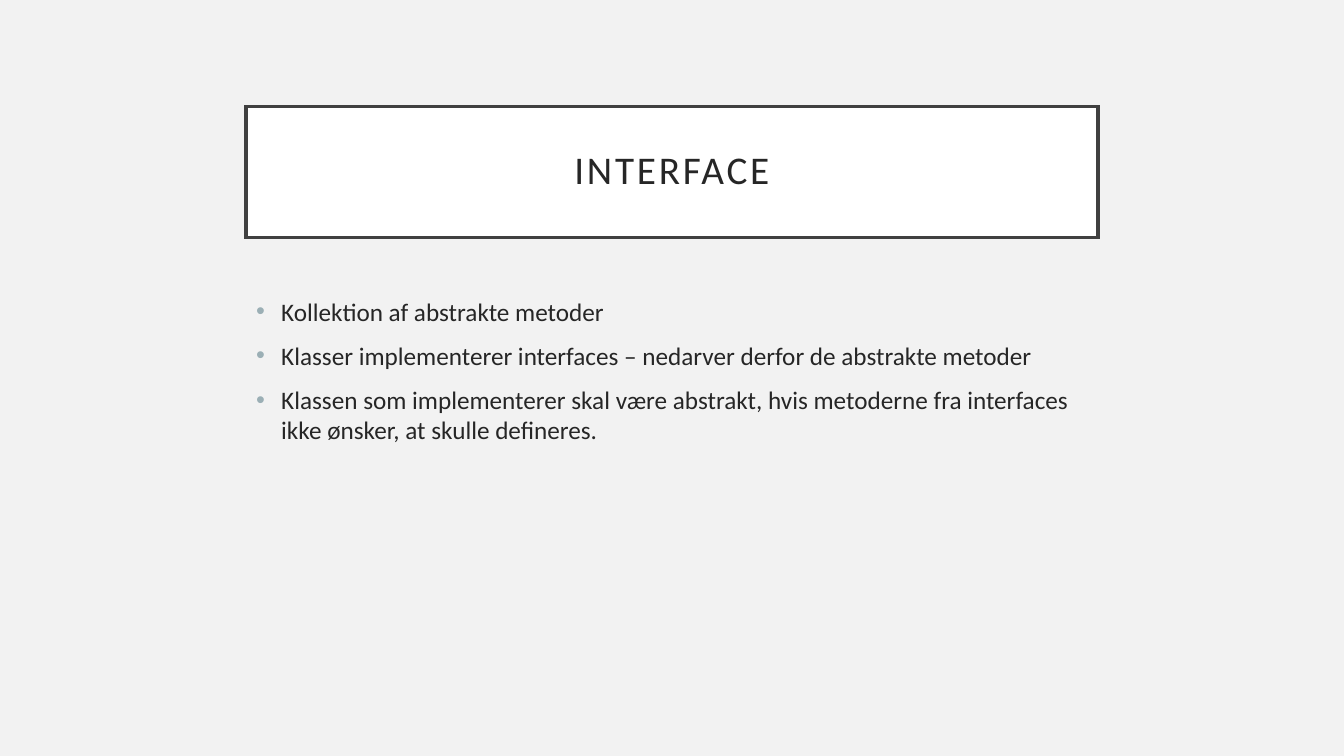
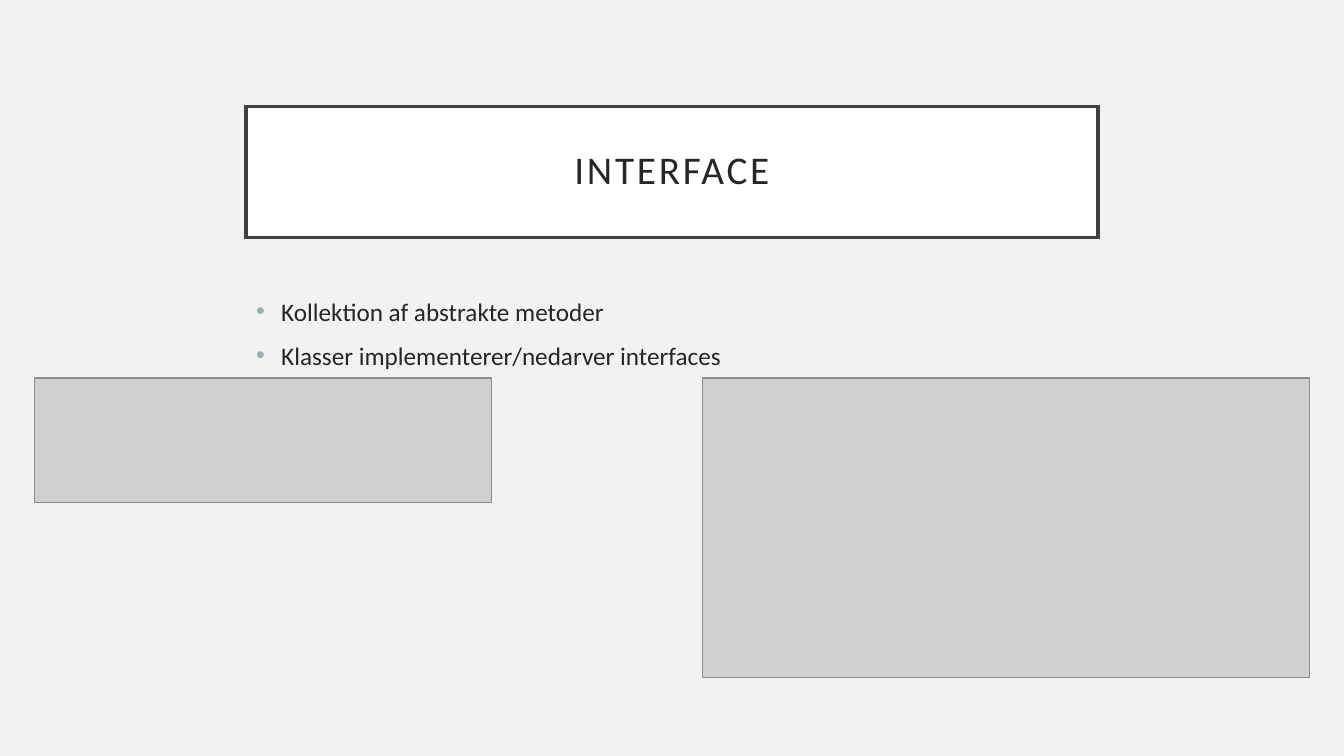
Before and after one commit to ortismal/3.-semester-SWC-TEK-slides, a slide deck: slide 5 of Interface&Generics.pptx. Drawn at 1344x756 pixels with LibreOffice and Linux fonts; fonts in the diff are those of the drawing; grey boxes stand for pictures. Boxes give left, top, right and bottom in pixels: in the first picture for what was removed or moved away, otherwise in the second. Text is boxed around its words. In the diff, an @@ line names an element or a change of style, - is before the commit and + after.

```diff
--- a/Interface&Generics.pptx
+++ b/Interface&Generics.pptx
@@ text at [281, 347, 721, 369]: text changed @@
-• Klasser implementerer interfaces – nedarver derfor de abstrakte metoder
-• Klassen som implementerer skal være abstrakt, hvis metoderne fra interfaces ikke ønsker, at skulle defineres.
+• Klasser implementerer/nedarver interfaces
@@ picture added at [34, 378, 491, 503] @@
@@ picture added at [703, 378, 1310, 678] @@
```
Also in this commit, not shown: 4 other slides changed, 2 slides removed, 9 other files.
